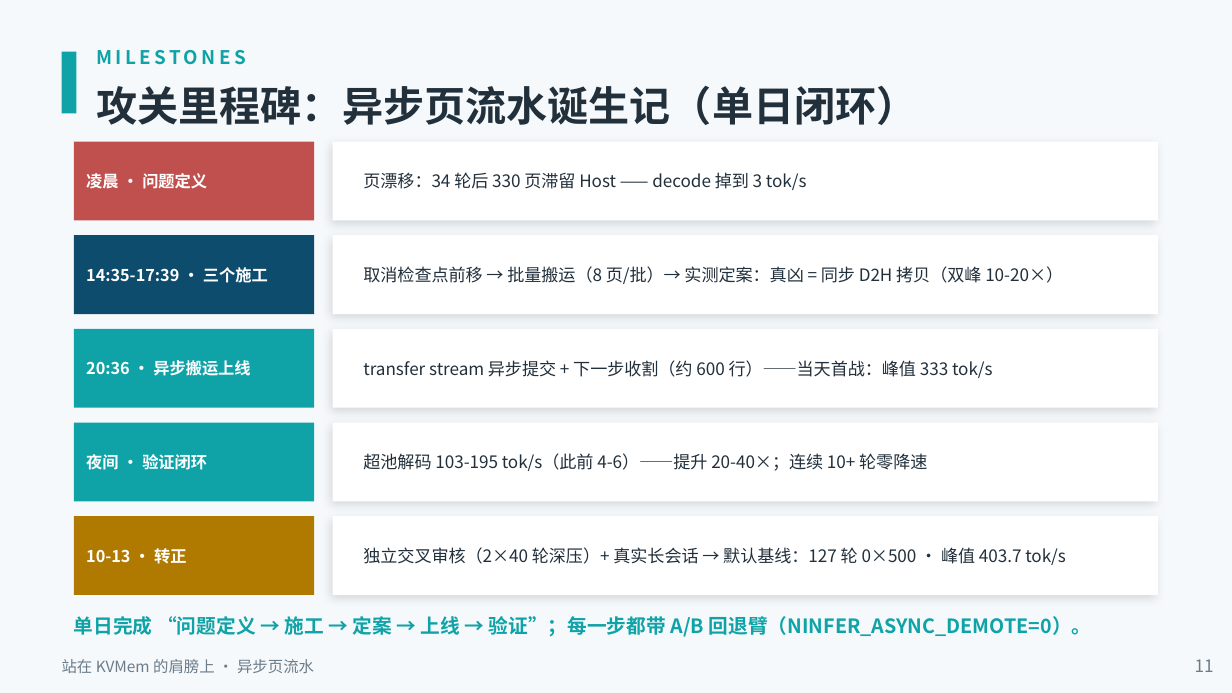
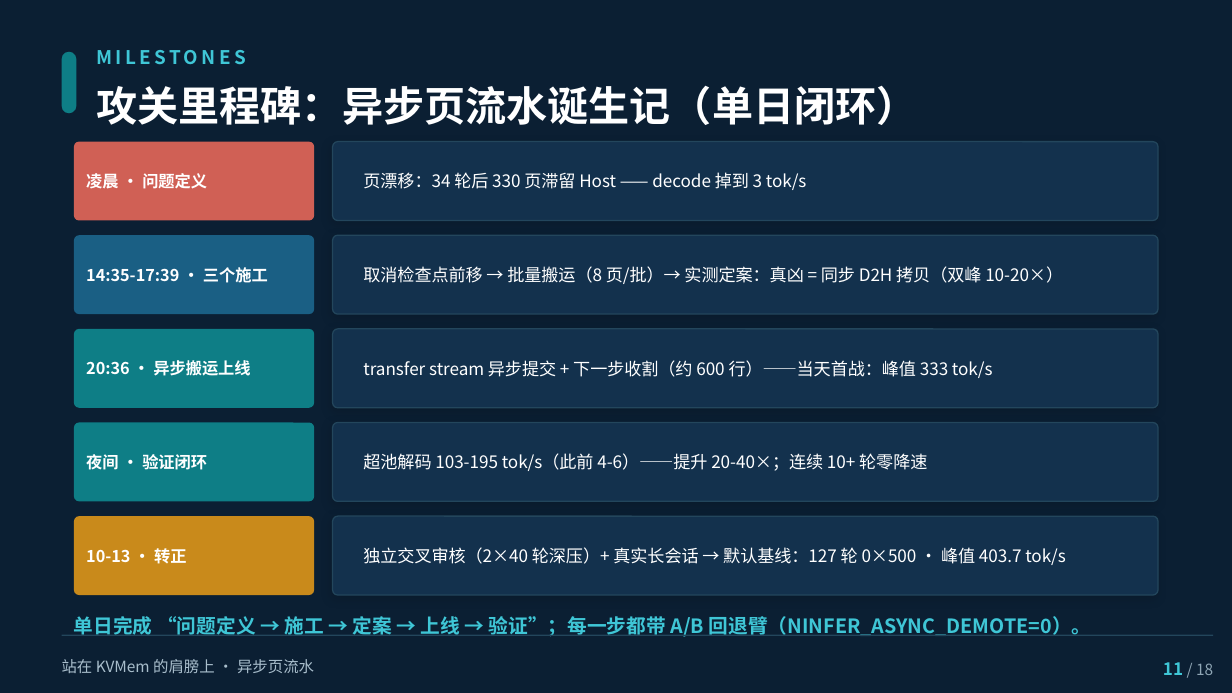
Before and after one commit to paicat1/Ninfer-KVMem-Async, a slide deck: slide 11 of docs/异步页流水-技术说明.pptx. Drawn at 1232x693 pixels with LibreOffice and Linux fonts; fonts in the diff are those of the drawing. Boxes give left, top, right and bottom in pixels: in the first picture for what was removed or moved away, otherwise in the second. Text is boxed around its words. In the diff, an @@ line names an element or a change of style, - is before the commit and + after.

```diff
--- a/docs/异步页流水-技术说明.pptx
+++ b/docs/异步页流水-技术说明.pptx
@@ background #F6F9FB to #0B1F33 @@
@@ rectangle removed at box(62, 52, 76, 113) @@
@@ rounded rectangle added at box(62, 52, 76, 113), fill #0E7E86 @@
@@ text "MILESTONES" at box(96, 50, 246, 64): text colour #0FA3A8 to #3FC6D6 @@
@@ rectangle removed at box(74, 142, 314, 221) @@
@@ rounded rectangle added at box(74, 142, 314, 221), fill #D06055 @@
@@ rectangle removed at box(333, 142, 1158, 221) @@
@@ rounded rectangle added at box(333, 142, 1158, 221), fill #13314D, outline #23465C 0.75 pt @@
@@ rectangle removed at box(74, 235, 314, 314) @@
@@ rounded rectangle added at box(74, 235, 314, 314), fill #1A5F84 @@
@@ rectangle removed at box(333, 235, 1158, 314) @@
@@ rounded rectangle added at box(333, 235, 1158, 314), fill #13314D, outline #23465C 0.75 pt @@
@@ rectangle removed at box(74, 329, 314, 408) @@
@@ rounded rectangle added at box(74, 329, 314, 408), fill #0E7E86 @@
@@ rectangle removed at box(333, 329, 1158, 408) @@
@@ rounded rectangle added at box(333, 329, 1158, 408), fill #13314D, outline #23465C 0.75 pt @@
@@ rectangle removed at box(74, 423, 314, 501) @@
@@ rounded rectangle added at box(74, 423, 314, 501), fill #0E7E86 @@
@@ rectangle removed at box(333, 423, 1158, 501) @@
@@ rounded rectangle added at box(333, 423, 1158, 501), fill #13314D, outline #23465C 0.75 pt @@
@@ rectangle removed at box(74, 516, 314, 595) @@
@@ rounded rectangle added at box(74, 516, 314, 595), fill #C98A1B @@
@@ rectangle removed at box(333, 516, 1158, 595) @@
@@ rounded rectangle added at box(333, 516, 1158, 595), fill #13314D, outline #23465C 0.75 pt @@
@@ text colour #22303C to #FFFFFF in 6 elements at box(96, 86, 917, 125), box(363, 172, 807, 190), box(363, 266, 1063, 284), box(363, 360, 993, 378), box(363, 453, 927, 471), box(363, 547, 1066, 565) @@
@@ text "单日完成 “问题定义 → 施工 → ..." at box(74, 616, 1092, 637): text colour #0FA3A8 to #3FC6D6 @@
@@ text "站在 KVMem 的肩膀上 · 异步页流水" at box(62, 659, 314, 674): text colour #6B7C8A to #A9BECC @@
@@ rectangle added at box(62, 634, 1214, 636), fill #23465C @@
@@ text at box(1163, 662, 1213, 675): text changed; size 10 to 9 pt; text colour #6B7C8A to #8FA6B5 @@
-11
+11 / 18
```
Also in this commit, not shown: 17 other slides changed, 8 other files.
